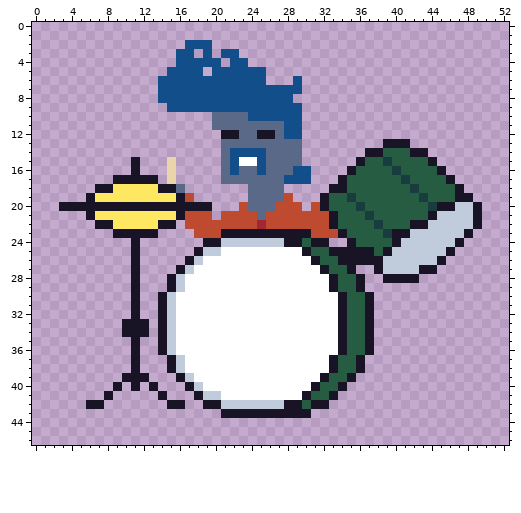
A pixel-art sprite gets an edit: images/drummer.png. Above: the version before the commit.
The file is 53x47 pixels.
The result:
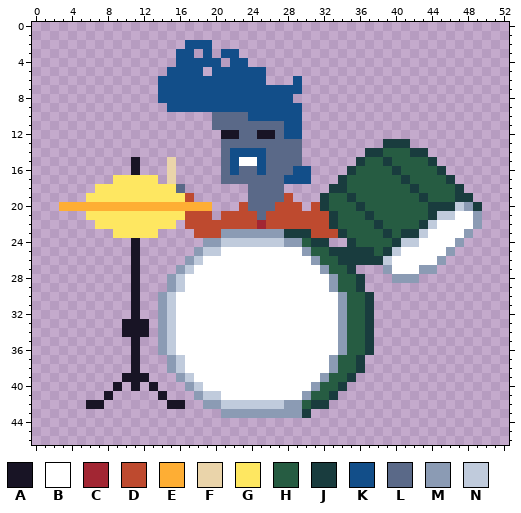
Palette (. is transparent): A #181425  B #ffffff  C #a22633  D #be4a2f  E #feae34  F #ead4aa  G #fee761  H #265c42  J #193c3e  K #124e89  L #5a6988  M #8b9bb4  N #c0cbdc
Changes in this commit:
Changed rows in their new state; - is an unchanged pixel.
first column x 3:
13 ------------------------------------JJJ--------
14 ----------------------------------JJ---JJ------
15 ---------------------------------J-------J-----
16 --------------------------------J---------J----
17 ------GGGGG--------------------J-----------J---
18 ----GG-----GG-----------------JJ------------J--
19 ---G---------G---------------J--------------JJ-
20 EEEEEEEEEEEEEEEEE------------J------------JJ-MJ
21 ---G---------G----------------J----------J--BBM
22 ----GG-----GG-----------------J--------HJ-BBBBM
23 ------GGGGG-------MMMMMMMJJJ---J-----HJJ-BBBBM-
24 ----------------MM-------MM-JJ--J----J--BBBBM--
25 ---------------M-----------M--JJJJJ-J-BBBBBM---
26 --------------M-------------M--JJJJJ-BBBBBM----
27 -------------M---------------M--J--.MBBBMM-----
28 ------------M-----------------M--J--.MMM-------
29 ------------M-----------------M--J-------------
30 -----------M-------------------M--J------------
31 -----------M-------------------M--J------------
32 -----------M-------------------M--J------------
33 -----------M-------------------M--J------------
34 -----------M-------------------M--J------------
35 -----------M-------------------M--J------------
36 -----------M-------------------M--J------------
37 ------------M-----------------M--J-------------
38 ------------M-----------------M--J-------------
39 -------------M---------------M--J--------------
40 --------------M-------------M--J---------------
41 ---------------M-----------M--J----------------
42 ----------------MM-------MM-JJ-----------------
43 ------------------MMMMMMMMMJ-------------------
Changed places in both pictures, as pixel boxes (x1, y1, x2, y2):
changed: (59, 139, 482, 418)
